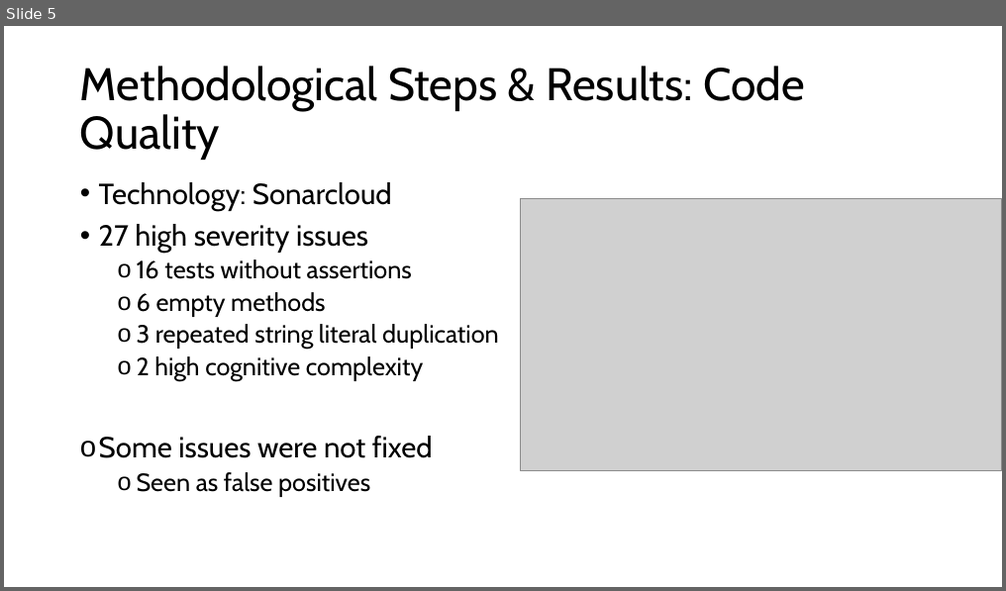
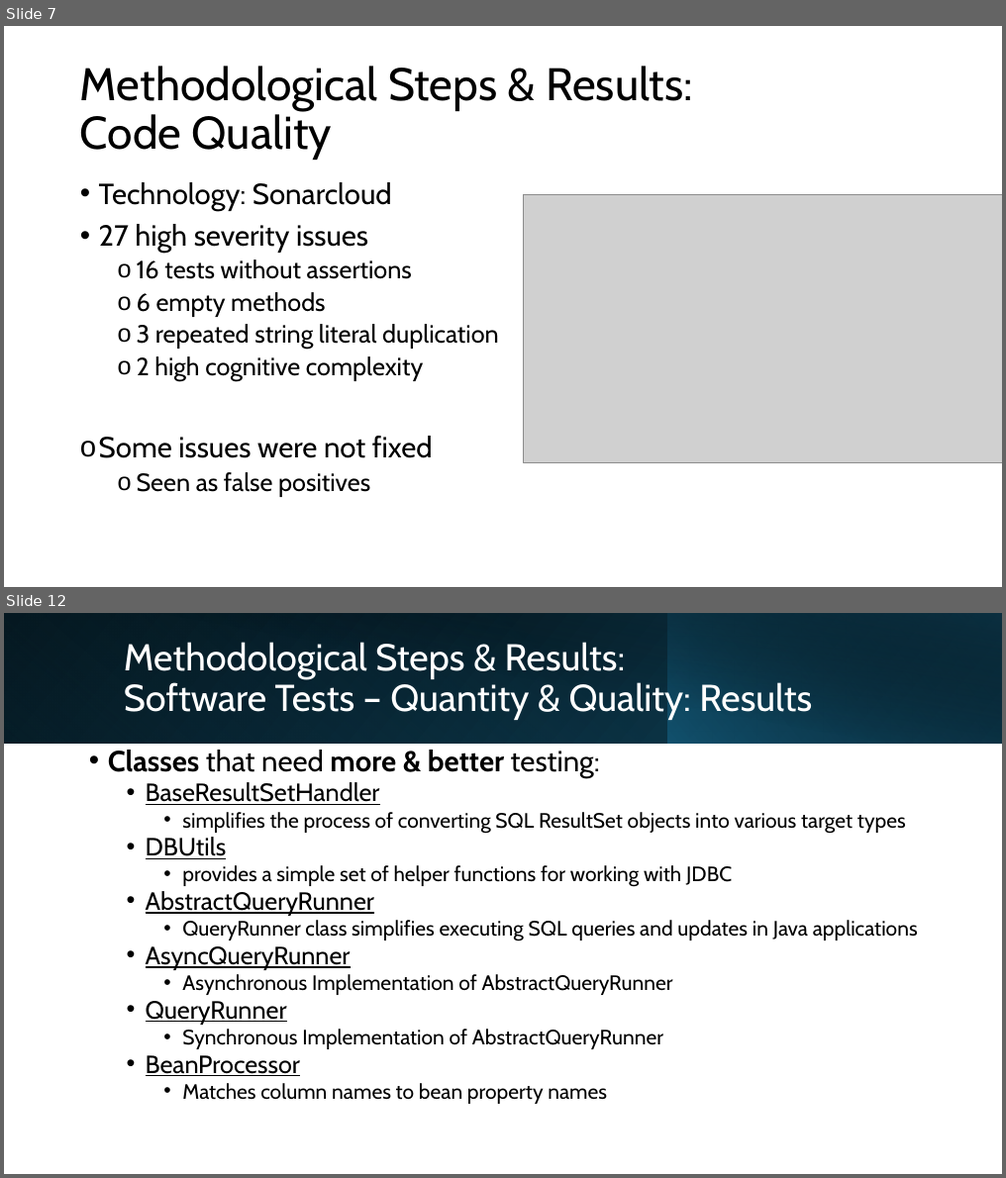
Before and after one commit to Erasmus-In-Salerno/presentation, a slide deck: Presentation_Sof_Dep_Project.pptx. Shown one above the other, each under a label of ours: slide 5 before the commit, slides 7 and 12 after it; the slides between them are not shown. The pictures are 1006x591 and 1006x1178 pixels, drawn with LibreOffice and Linux fonts; fonts in the diff are those of the drawing; grey boxes stand for pictures. Boxes give left, top, right and bottom in pixels: in the first picture for what was removed or moved away, otherwise in the second. Text is boxed around its words. In the diff, an @@ line names an element or a change of style, - is before the commit and + after.

```diff
--- a/Presentation_Sof_Dep_Project.pptx
+++ b/Presentation_Sof_Dep_Project.pptx
@@ slide 12 added at box(4, 613, 1002, 1174), background #FFFFFF @@
@@ rectangle added at box(4, 613, 1002, 744), fill gradient #000000 to #104862 @@
@@ rectangle added at box(4, 613, 668, 744), fill gradient #156082 to #0B3041 @@
@@ rectangle added at box(42, 613, 1002, 744), fill gradient #000000 to #0B3041 @@
@@ title added at box(124, 642, 812, 720), 36 pt, text #FFFFFF @@
+Methodological Steps & Results:
+Software Tests – Quantity & Quality: Results
@@ rectangle added at box(668, 613, 1002, 744), fill gradient #156082 to #000000 @@
@@ text added at box(108, 750, 918, 1104), 20 pt, text #000000 @@
+• Classes that need more & better testing:
+  • BaseResultSetHandler
+    • simplifies the process of converting SQL ResultSet objects into various target types
+  • DBUtils
+    • provides a simple set of helper functions for working with JDBC
+  • AbstractQueryRunner
+    • QueryRunner class simplifies executing SQL queries and updates in Java applications
+  • AsyncQueryRunner
+    • Asynchronous Implementation of AbstractQueryRunner
+  • QueryRunner
+    • Synchronous Implementation of AbstractQueryRunner
+  • BeanProcessor
+    • Matches column names to bean property names
@@ what was slide 5 is now slide 7 @@
@@ slide 7 changed as well @@
@@ title "Methodological Steps & Results: Code ..." rewrapped from box(80, 66, 805, 160) to box(80, 66, 693, 160) @@
@@ picture: place and size @@
-picture at box(521, 198, 1002, 471)
+picture at box(524, 194, 1002, 464)
```
Also in this commit, not shown: 15 other slides changed, 19 other slides added, 2 slides removed.
